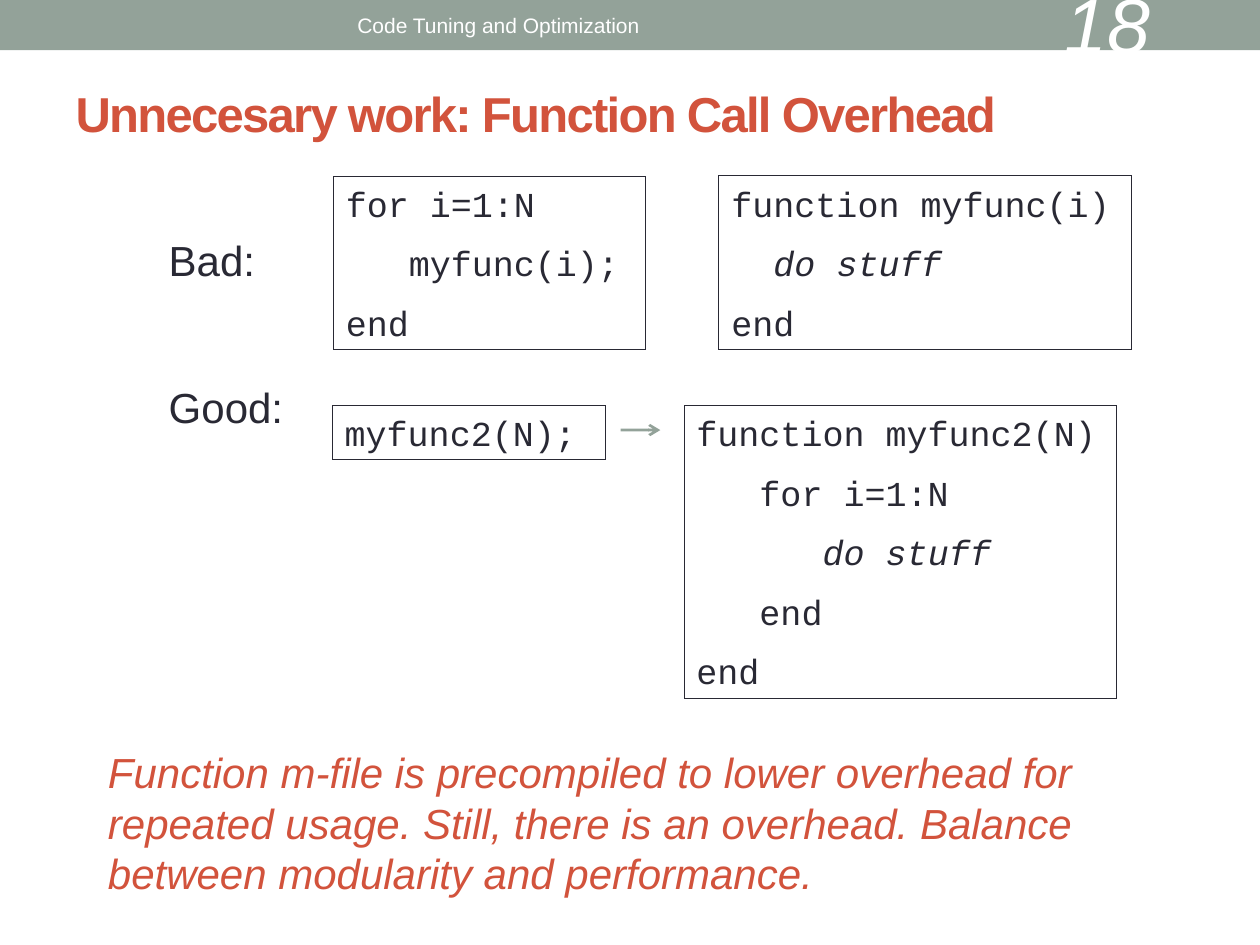
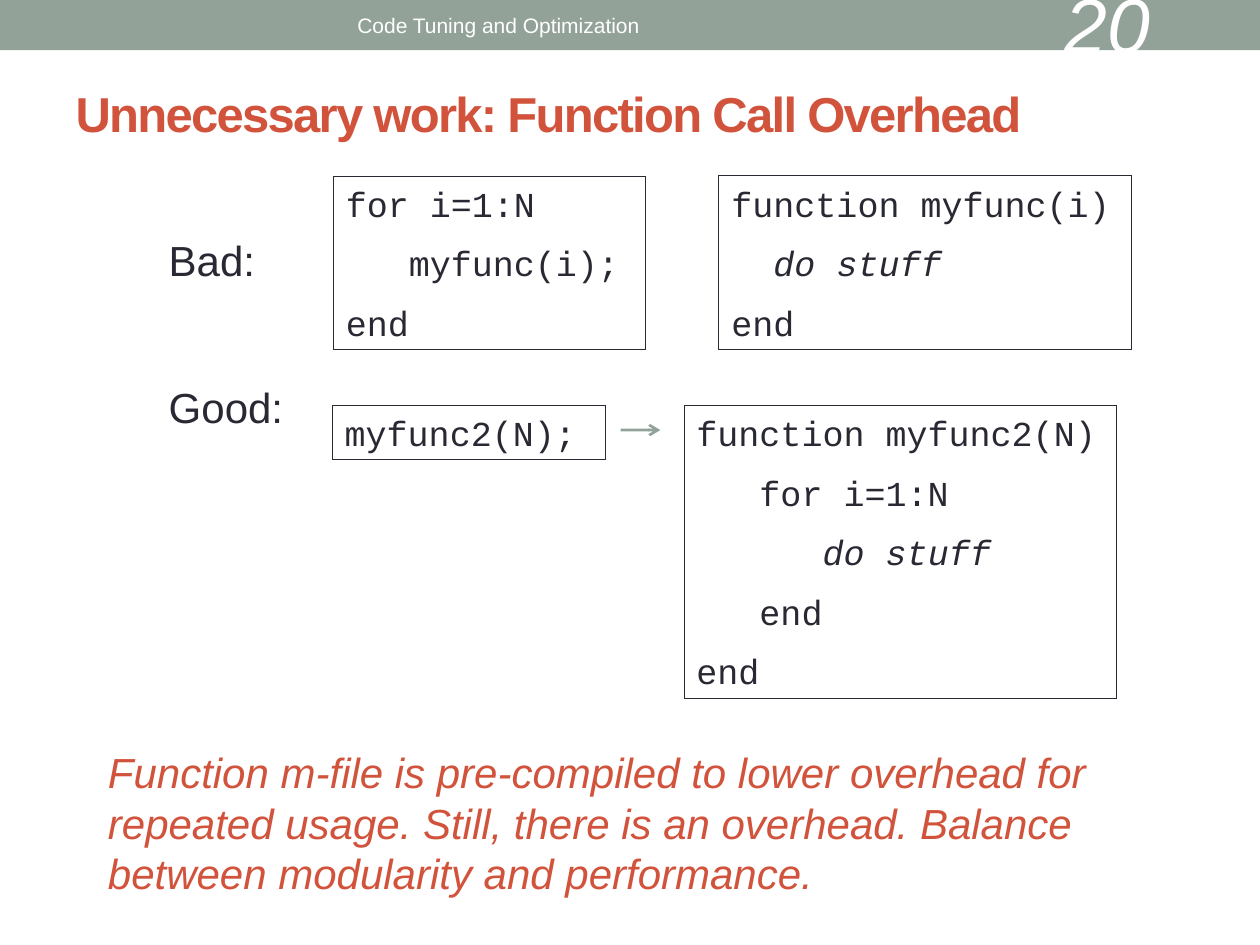
Before and after one commit to keithfma/bu_tutorial_matlab_performance, a slide deck: slide 20 of slides.odp (slide 18 before the commit). Drawn at 1260x945 pixels with LibreOffice and Linux fonts; fonts in the diff are those of the drawing. Boxes give left, top, right and bottom in pixels: in the first picture for what was removed or moved away, otherwise in the second. Text is boxed around its words. In the diff, an @@ line names an element or a change of style, - is before the commit and + after.

```diff
--- a/slides.odp
+++ b/slides.odp
@@ page number at (1064,0,1150,68): text changed @@
-18
+20
@@ title at (76,96,1021,142): text changed @@
-Unnecesary work: Function Call Overhead
+Unnecessary work: Function Call Overhead
@@ text at (108,757,1086,898): text changed @@
-Function m-file is precompiled to lower overhead for repeated usage. Still, there is an overhead. Balance between modularity and performance.
+Function m-file is pre-compiled to lower overhead for repeated usage. Still, there is an overhead. Balance between modularity and performance.
```
Also in this commit, not shown: 9 other slides changed, 3 slides added.
